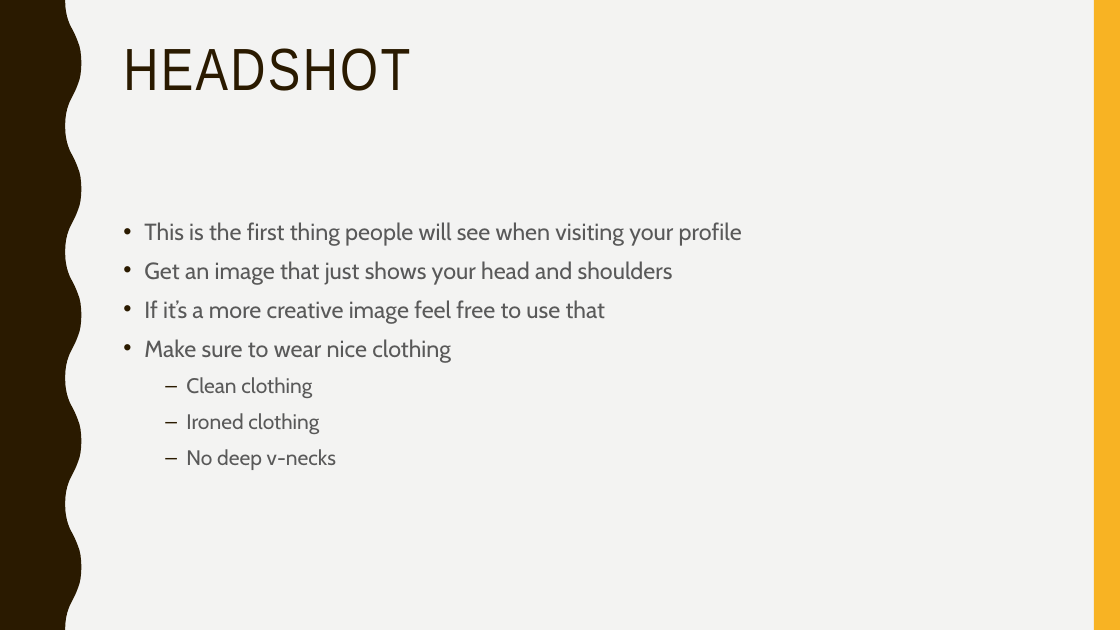
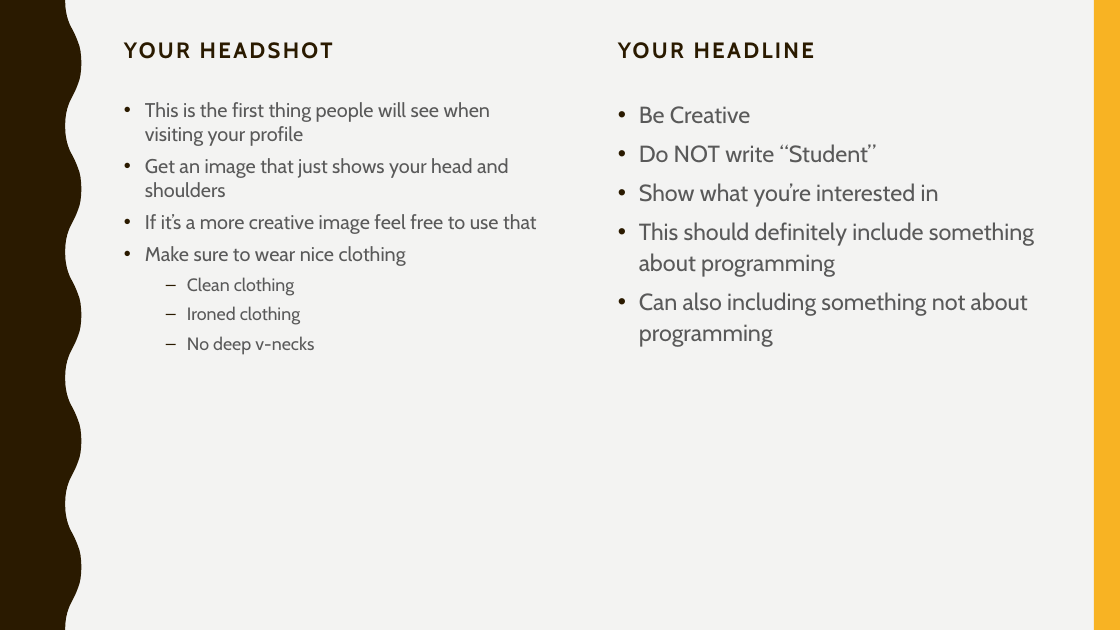
Before and after one commit to lakshmi-intechcode/jng_instr_folder, a slide deck: slide 11 of Job_Stuff/Jng_Job_Prezzie.pptx (slide 8 before the commit). Drawn at 1120x630 pixels with LibreOffice and Linux fonts; fonts in the diff are those of the drawing. Boxes give left, top, right and bottom in pixels: in the first picture for what was removed or moved away, otherwise in the second. Text is boxed around its words. In the diff, an @@ line names an element or a change of style, - is before the commit and + after.

```diff
--- a/Job_Stuff/Jng_Job_Prezzie.pptx
+++ b/Job_Stuff/Jng_Job_Prezzie.pptx
@@ title removed at [123, 48, 410, 91] @@
-HEADSHOT
@@ text "This is the first thing ...": place and size @@
-text "This is the first thing ..." at [144, 222, 742, 470]
+text "This is the first thing ..." at [145, 102, 536, 355]
@@ text "This is the first thing ..." at [145, 102, 536, 355]: size 20 to 17 pt in "This is the first thing people will ...", "Get an image that just shows your ...", "If it’s a more creative image feel ...", "Make sure to wear nice clothing"; size 18 to 15.3 pt in "Clean clothing", "Ironed clothing", "No deep v-necks"; line spacing 1.1 to 1 @@
@@ text added at [639, 106, 1034, 347], 20 pt, text #595959 @@
+• Be Creative
+• Do NOT write “Student”
+• Show what you’re interested in
+• This should definitely include something about programming
+• Can also including something not about programming
@@ text added at [208, 131, 246, 146], 19 pt, text #2A1A00, bold @@
+YOUR HEADSHOT
@@ text added at [389, 163, 427, 178], 19 pt, text #2A1A00, bold @@
+YOUR HEADLINE
```
Also in this commit, not shown: 10 slides added, 1 slide removed.
